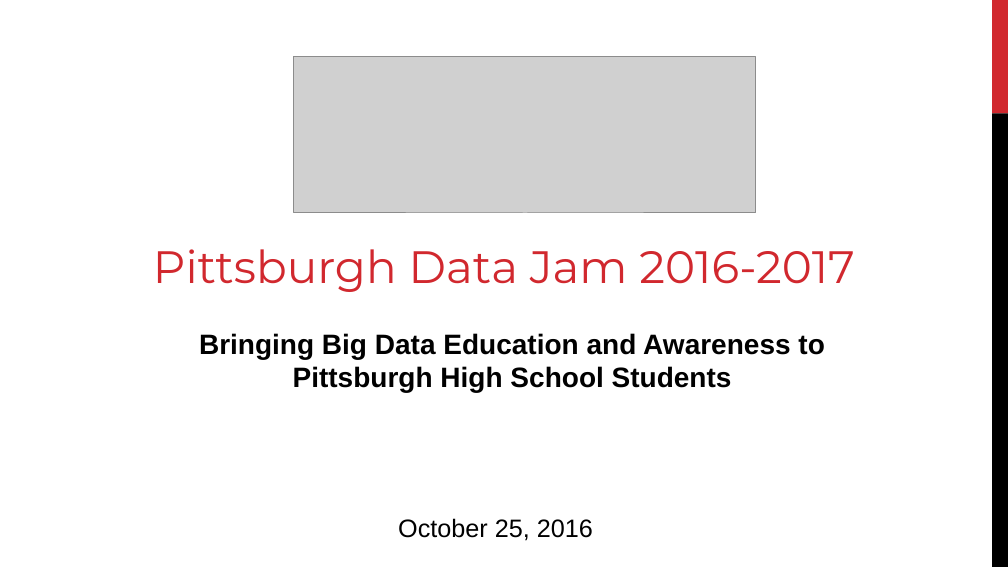
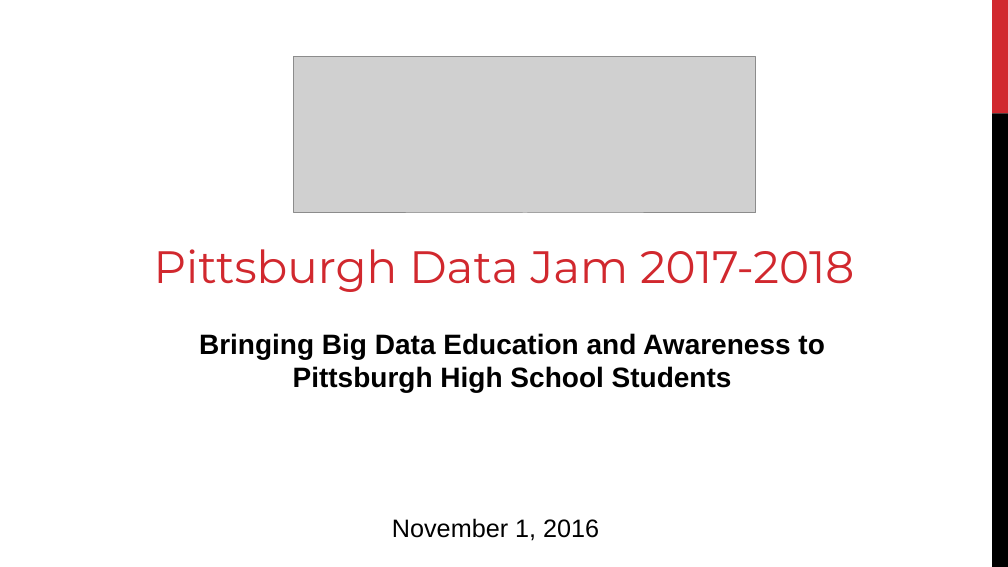
Before and after one commit to brianmacdonald-ml/Data-Jam-Student-Workshop, a slide deck: slide 1 of Other Documents/Data workshop.pptx. Drawn at 1008x567 pixels with LibreOffice and Linux fonts; fonts in the diff are those of the drawing; grey boxes stand for pictures. Boxes give left, top, right and bottom in pixels: in the first picture for what was removed or moved away, otherwise in the second. Text is boxed around its words. In the diff, an @@ line names an element or a change of style, - is before the commit and + after.

```diff
--- a/Other Documents/Data workshop.pptx
+++ b/Other Documents/Data workshop.pptx
@@ title at (x1=154, y1=249, x2=854, y2=292): text changed @@
-Pittsburgh Data Jam 2016-2017
+Pittsburgh Data Jam 2017-2018
@@ text at (x1=392, y1=518, x2=599, y2=541): text changed @@
-October 25, 2016
+November 1, 2016
```
Also in this commit, not shown: 3 other slides changed, 1 slide added.
